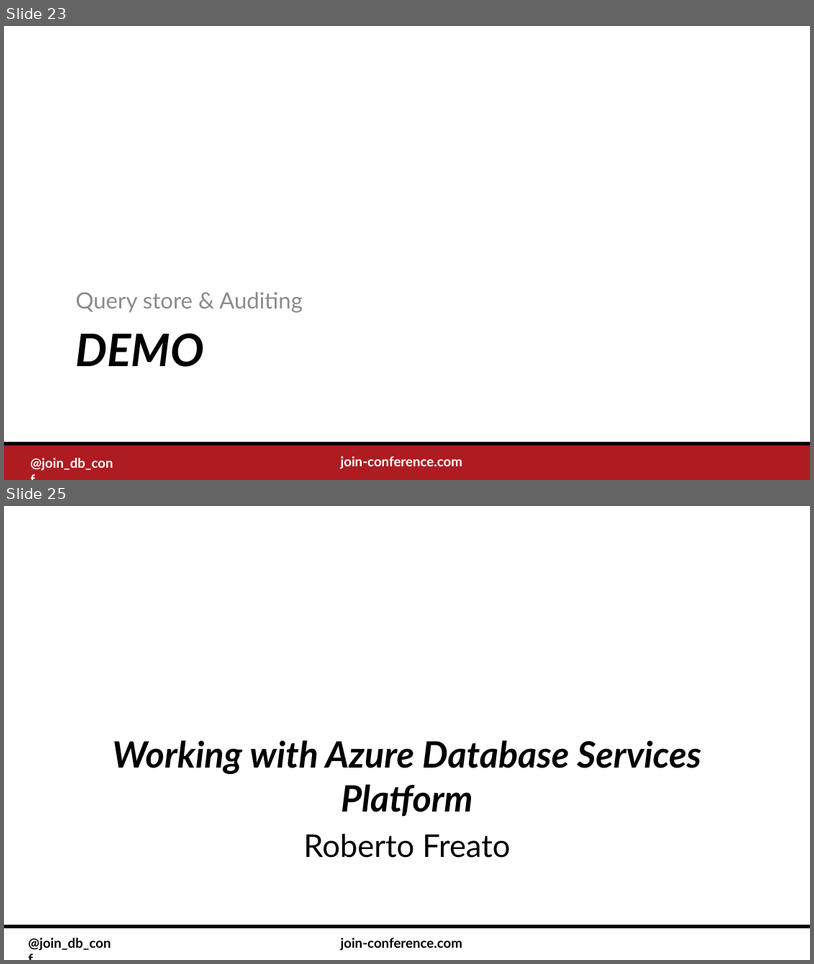
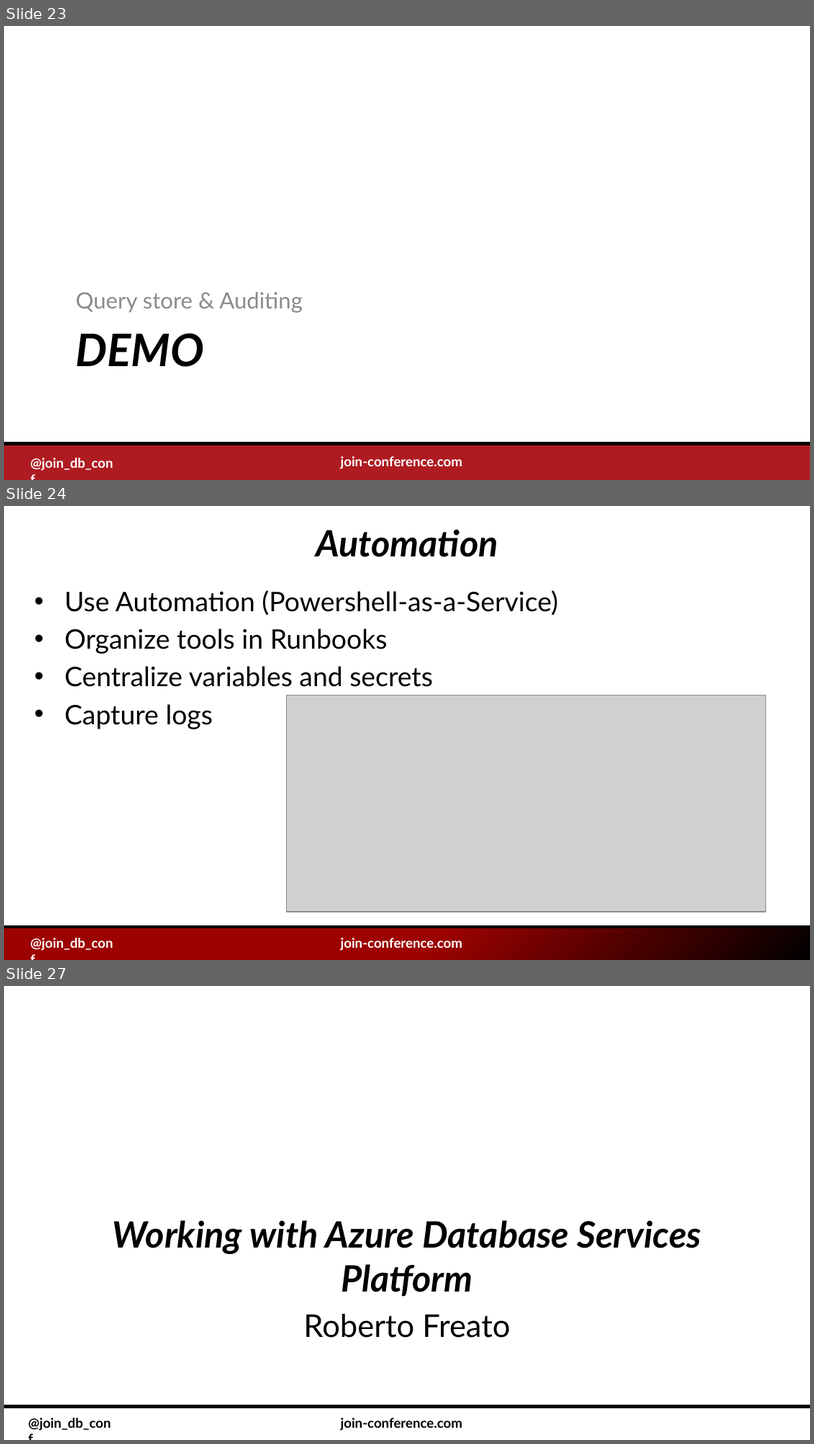
Before and after one commit to childotg/Events.2019, a slide deck: 191121 - JOIN Conference @Warsaw/Session 2/Working with Azure Database Services Platform.pptx. Shown one above the other, each under a label of ours: slides 23 and 25 before the commit, slides 23, 24 and 27 after it; the slides between them are not shown. The pictures are 814x964 and 814x1444 pixels, drawn with LibreOffice and Linux fonts; fonts in the diff are those of the drawing; grey boxes stand for pictures; background and template pictures are left out. Boxes give left, top, right and bottom in pixels: in the first picture for what was removed or moved away, otherwise in the second. Text is boxed around its words. In the diff, an @@ line names an element or a change of style, - is before the commit and + after.

```diff
--- a/191121 - JOIN Conference @Warsaw/Session 2/Working with Azure Database Services Platform.pptx
+++ b/191121 - JOIN Conference @Warsaw/Session 2/Working with Azure Database Services Platform.pptx
@@ slide 24 added at (4,506,810,960), background #FFFFFF; not listed: 2 template elements that a slide beside it also shows @@
@@ title added at (316,529,499,557), 32.4 pt, text #000000, bold, italic @@
+Automation
@@ text added at (64,590,558,729), 24 pt, text #000000 @@
+• Use Automation (Powershell-as-a-Service)
+• Organize tools in Runbooks
+• Centralize variables and secrets
+• Capture logs
@@ picture added at (286,695,765,911) @@
@@ rectangle added at (4,926,810,959), fill gradient #000000 to #9C0200 @@
@@ text added at (52,937,121,947), 12 pt, text #8C8C8C @@
+20.11.2019
@@ text added at (341,937,463,950), 12 pt, text #FFFFFF, bold @@
+join-conference.com
@@ page number added at (582,926,770,950), 12 pt, text #8C8C8C @@
+24
@@ what was slide 25 is now slide 27 @@
```
Also in this commit, not shown: 17 slides changed, 1 other slide added.
